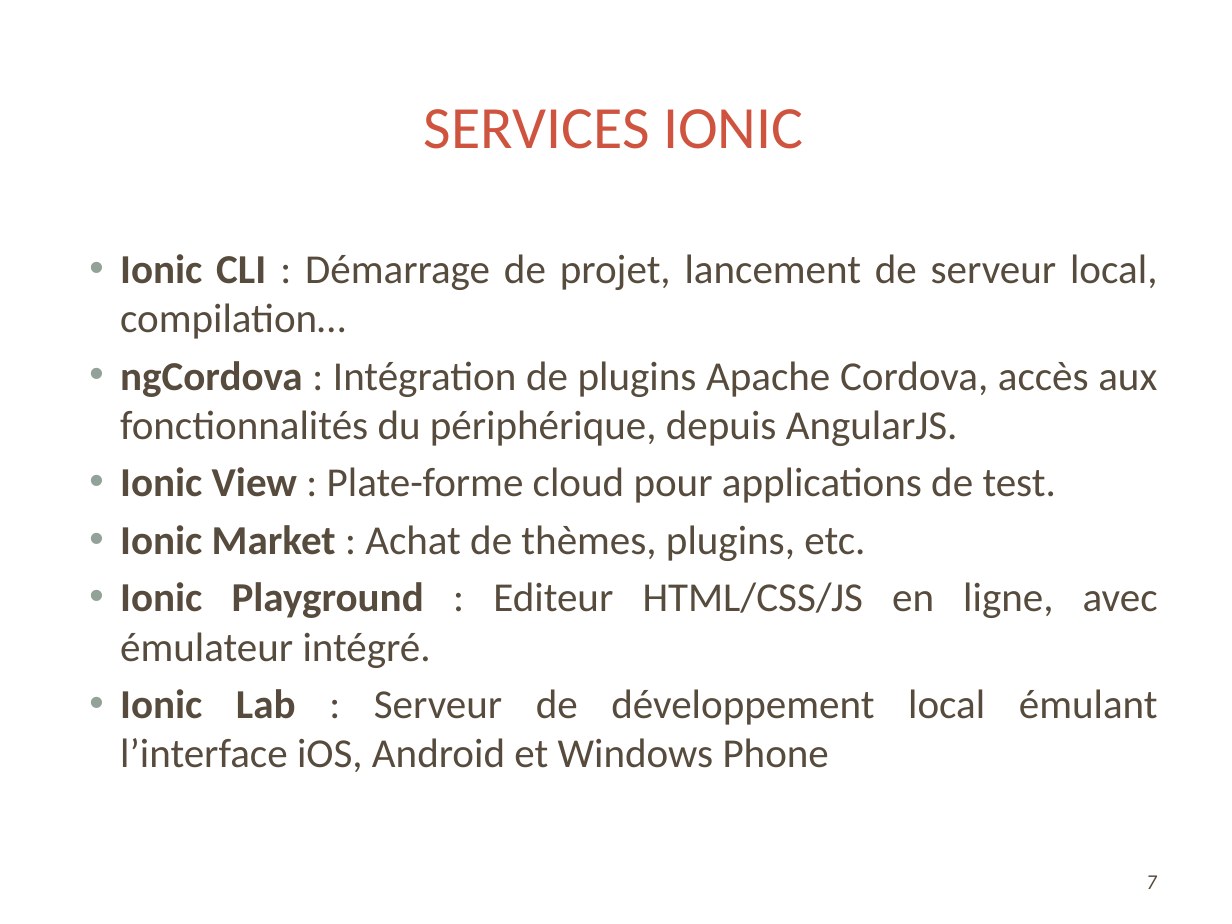
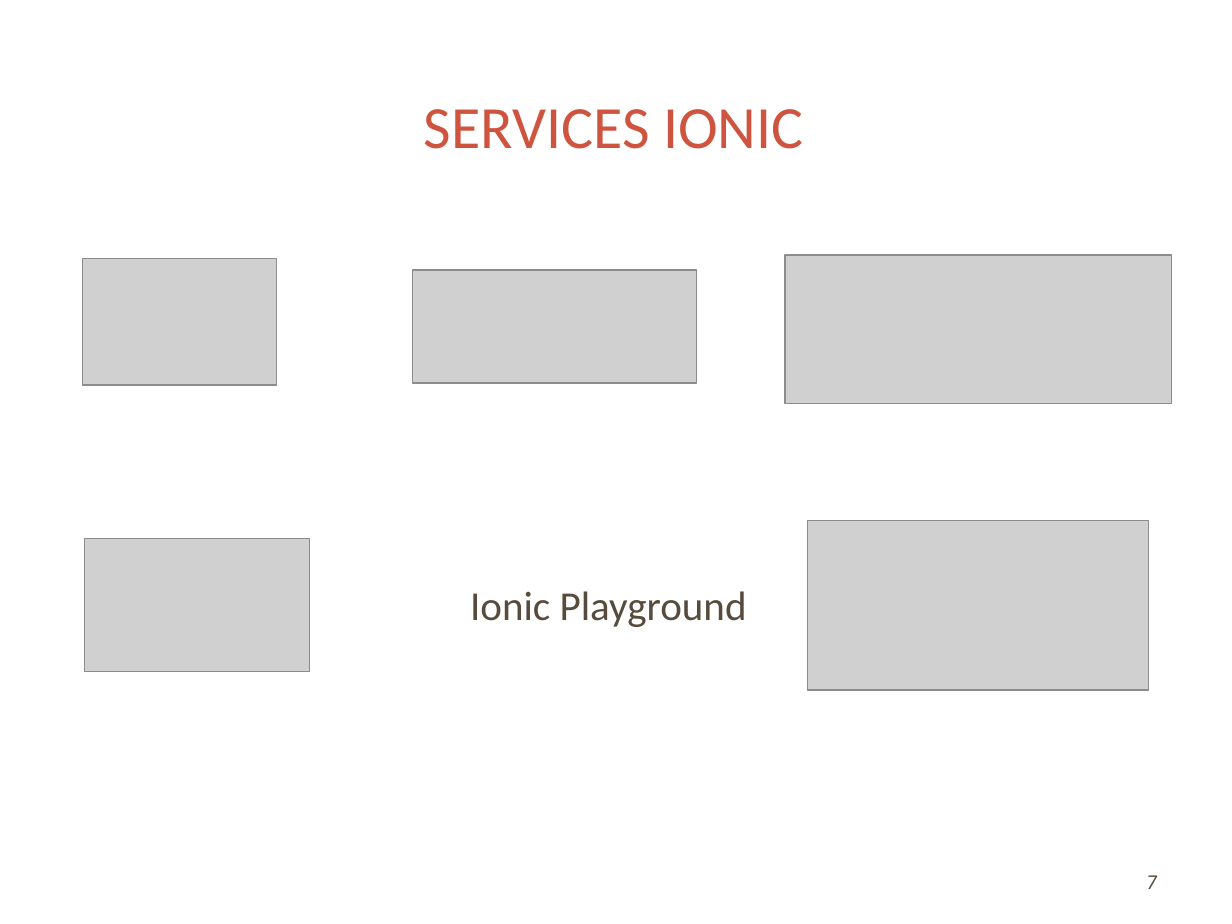
Before and after one commit to rikoste/ionicApp, a slide deck: slide 7 of presentation.pptx. Drawn at 1232x924 pixels with LibreOffice and Linux fonts; fonts in the diff are those of the drawing; grey boxes stand for pictures; background and template pictures are left out. Boxes give left, top, right and bottom in pixels: in the first picture for what was removed or moved away, otherwise in the second. Text is boxed around its words. In the diff, an @@ line names an element or a change of style, - is before the commit and + after.

Commit message:
Modif services ionic

```diff
--- a/presentation.pptx
+++ b/presentation.pptx
@@ picture added at (x1=83, y1=259, x2=276, y2=386) @@
@@ picture added at (x1=785, y1=255, x2=1172, y2=404) @@
@@ picture added at (x1=413, y1=270, x2=697, y2=383) @@
@@ picture added at (x1=84, y1=538, x2=309, y2=671) @@
@@ picture added at (x1=808, y1=521, x2=1149, y2=691) @@
@@ text at (x1=470, y1=591, x2=747, y2=627): text changed @@
-• Ionic CLI : Démarrage de projet, lancement de serveur local, compilation…
-• ngCordova : Intégration de plugins Apache Cordova, accès aux fonctionnalités du périphérique, depuis AngularJS.
-• Ionic View : Plate-forme cloud pour applications de test.
-• Ionic Market : Achat de thèmes, plugins, etc.
-• Ionic Playground : Editeur HTML/CSS/JS en ligne, avec émulateur intégré.
-• Ionic Lab : Serveur de développement local émulant l’interface iOS, Android et Windows Phone
+Ionic Playground
```
